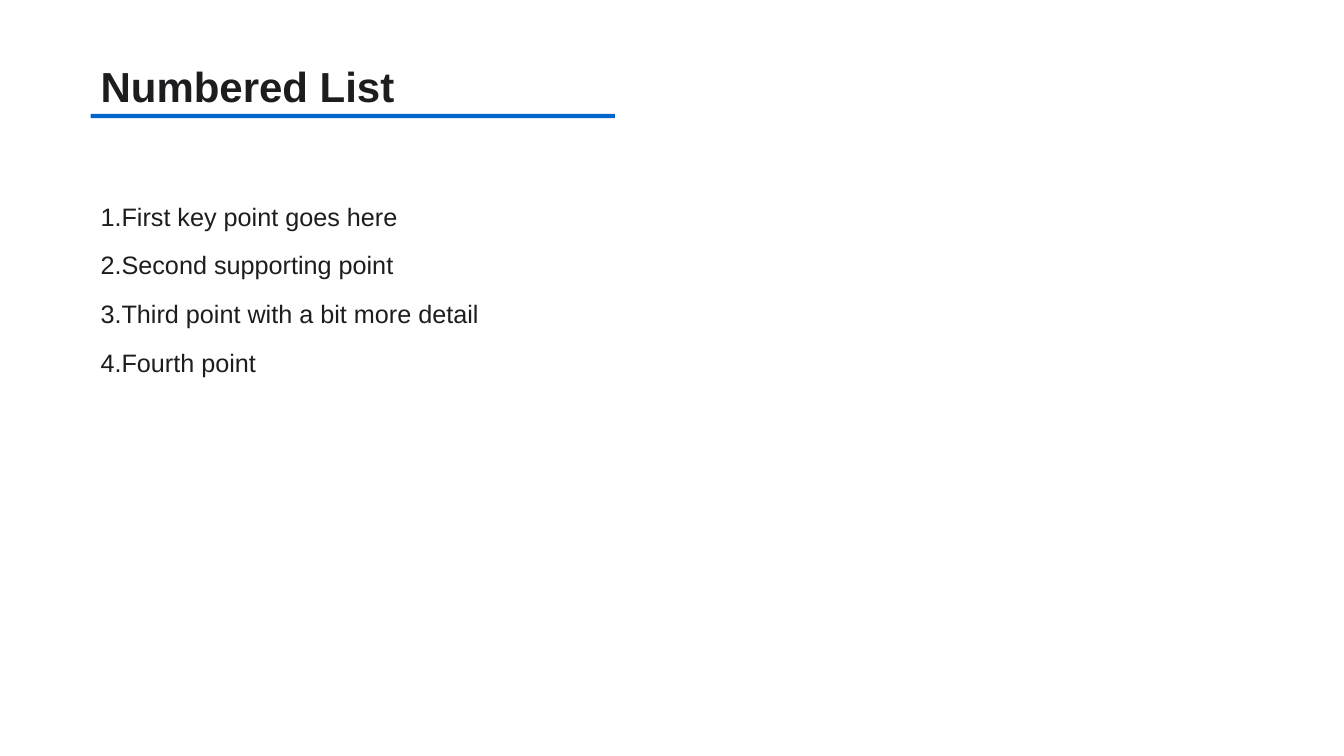
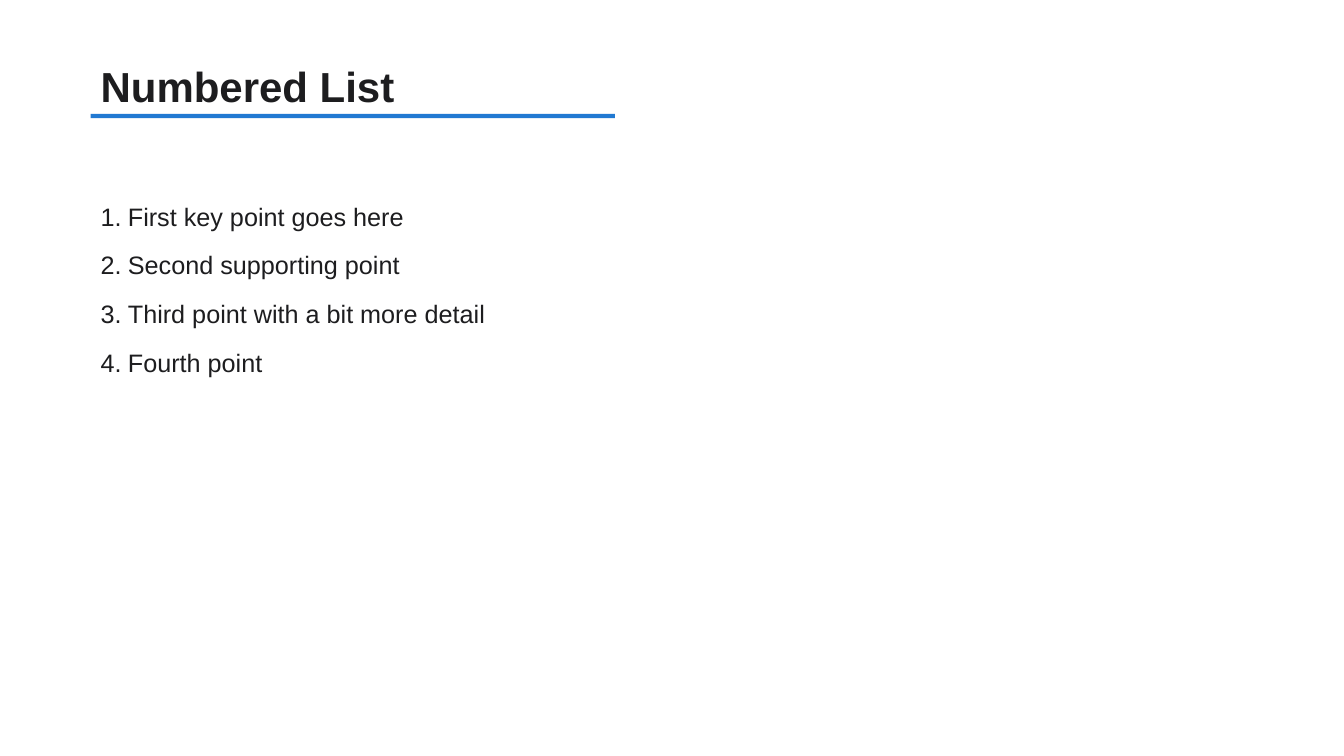
Before and after one commit to TakebumiSuzuki/CC-Dev-Container, a slide deck: slide 2 of template-source/basic_template.pptx. Drawn at 1344x756 pixels with LibreOffice and Linux fonts; fonts in the diff are those of the drawing. Boxes give left, top, right and bottom in pixels: in the first picture for what was removed or moved away, otherwise in the second. Text is boxed around its words. In the diff, an @@ line names an element or a change of style, - is before the commit and + after.

```diff
--- a/template-source/basic_template.pptx
+++ b/template-source/basic_template.pptx
@@ rectangle at [91, 114, 615, 118]: fill #0066CC to #0066CC at 87% opacity @@
@@ text "First key point goes here" at [128, 207, 485, 378]: indent changed @@
```
Also in this commit, not shown: 16 other slides changed, 13 other files.
